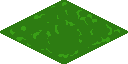
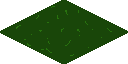
Before/after of a 128 x 64 layered artwork. What changed in the layer stack:
painted on "Background" over [0, 0, 128, 64]
